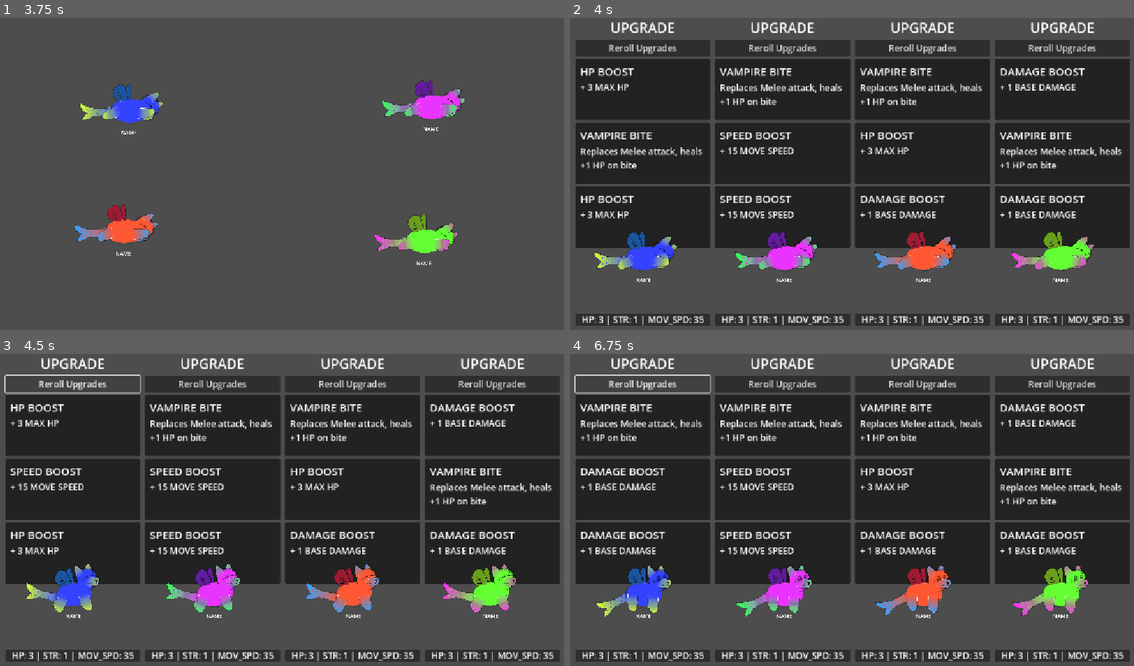
Above: before the commit, frames 1-4 (two rows, left to right).
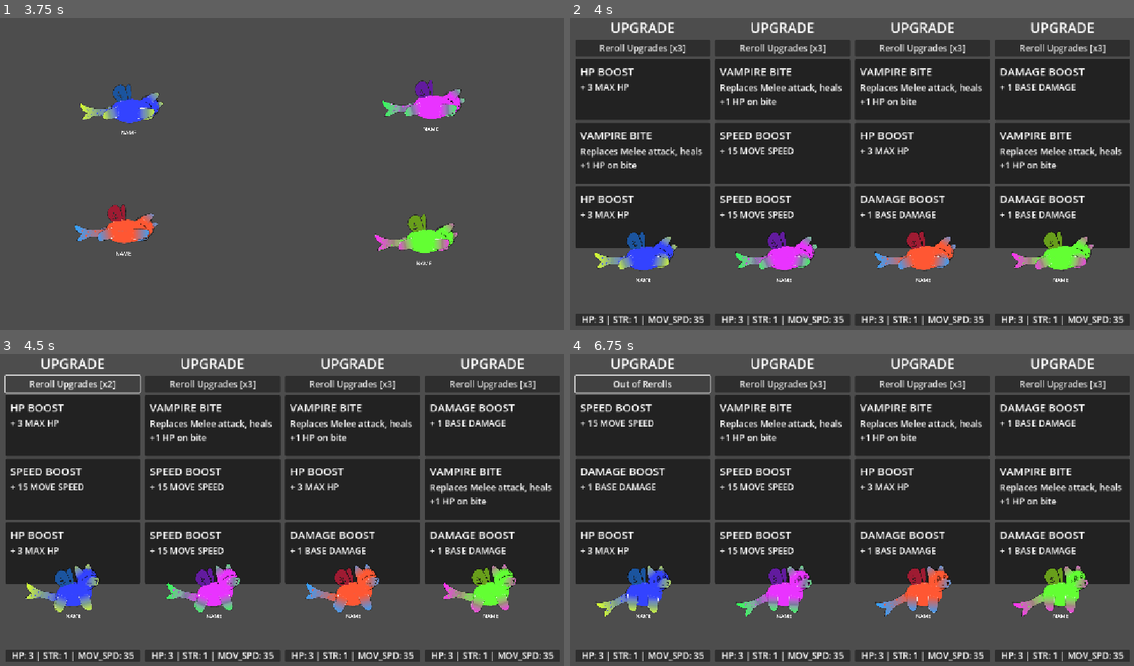
Above: after the commit, the same moments.

Repository: Galitie/tm2
Game: Godot game, scene res://test_scene.tscn
The game is run twice, just before and just after one commit, with the same random seed, the same clock (stepped at 60 frames per second) and the same inputs.
Inputs (mouse positions are in pixels of both pictures, inside the frame that each line leads up to):
- Up to frame 1 (3.75 s): tap Enter (ui_accept) at 0.5, 0.77, 1.52, 3.02 s; hold Down (ui_down) 1.28-2.03 s; hold Down (ui_down) from 3.53 s (still down)
- Up to frame 2 (4 s): keep holding Down (ui_down); tap Enter (ui_accept) at 3.77 s
- Up to frame 3 (4.5 s): release Down (ui_down) at 4.25 s; click (73, 385) at 4.25 s, where only the run before the commit has a clickable "Reroll Upgrades"
- Up to frame 4 (6.75 s): click (643, 385) at 5 s, where only the run after the commit has a clickable "Reroll Upgrades [x2]"; click (643, 385) at 5.75 s, where only the run after the commit has a clickable "Reroll Upgrades [x1]"; click (643, 385) at 6.5 s, where only the run after the commit has a clickable "Out of Rerolls"

Frame 1 is identical in both runs. In frame 2, 1.0% of the frame differs, in the area x 5-95%, y 8-12%; in frame 3, 1.0%; in frame 4, 2.1%, in the area x 1-95%, y 8-65%.

Commit message:
Added rerolls limit

Diff:
--- a/UI/player_upgrade_panel.gd
+++ b/UI/player_upgrade_panel.gd
@@ -31,8 +31,12 @@
 			temp_resources.erase(random_resource)
 		card.choose_card_resource(random_resource)
 		card.enable()
-
+	if player.rerolls != 0:
+		$VBoxContainer/Reroll.text = "Reroll Upgrades " + "[x" + str(player.rerolls)+ "]"
+	else:
+		$VBoxContainer/Reroll.text = "Out of Rerolls"
 
 func _on_reroll_pressed():
-	player.rerolls -= 1
-	setup_cards()
+	if player.rerolls > 0:
+		player.rerolls -= 1
+		setup_cards()
--- a/main.gd
+++ b/main.gd
@@ -57,9 +57,11 @@
 
 
 func _on_round_over_delay_timer_timeout():
-	set_upgrade_mode()
 	for player in players:
 		player.upgrade_points = 3
+		player.rerolls = 3
+	set_upgrade_mode()
+
 
 
 func debug_stuff():
--- a/player.gd
+++ b/player.gd
@@ -3,4 +3,5 @@
 
 var upgrade_points : int = 0
 var rerolls : int = 0
+var victory_points :int = 0
 @export var monster : Monster
Not shown, changed: Todo.txt
